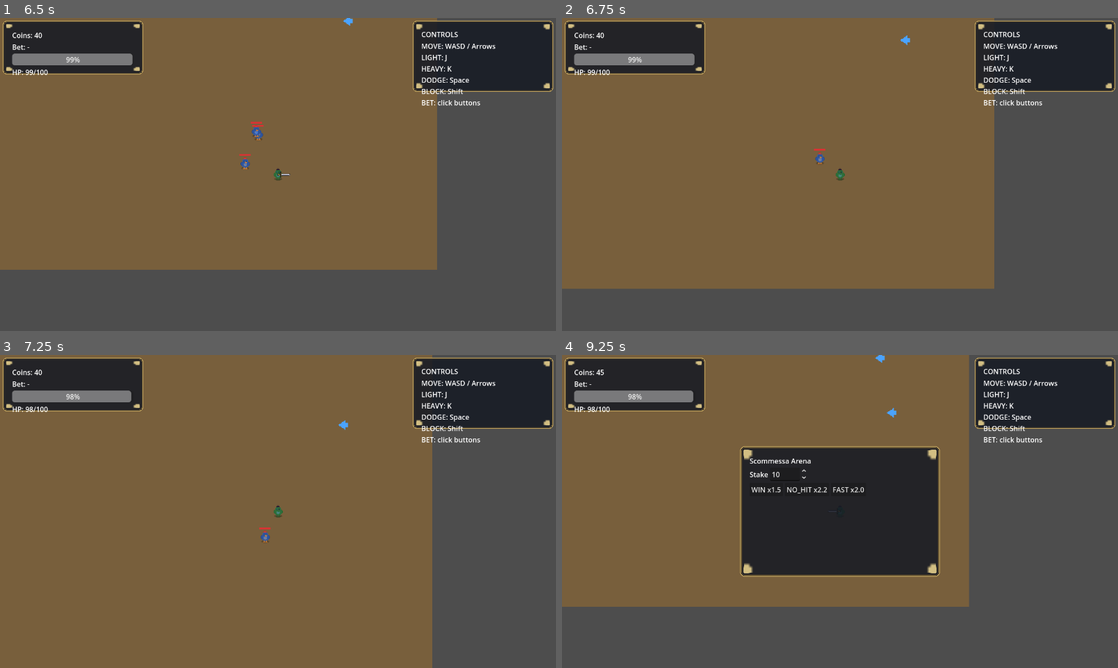
Above: before the commit, frames 1-4 (two rows, left to right).
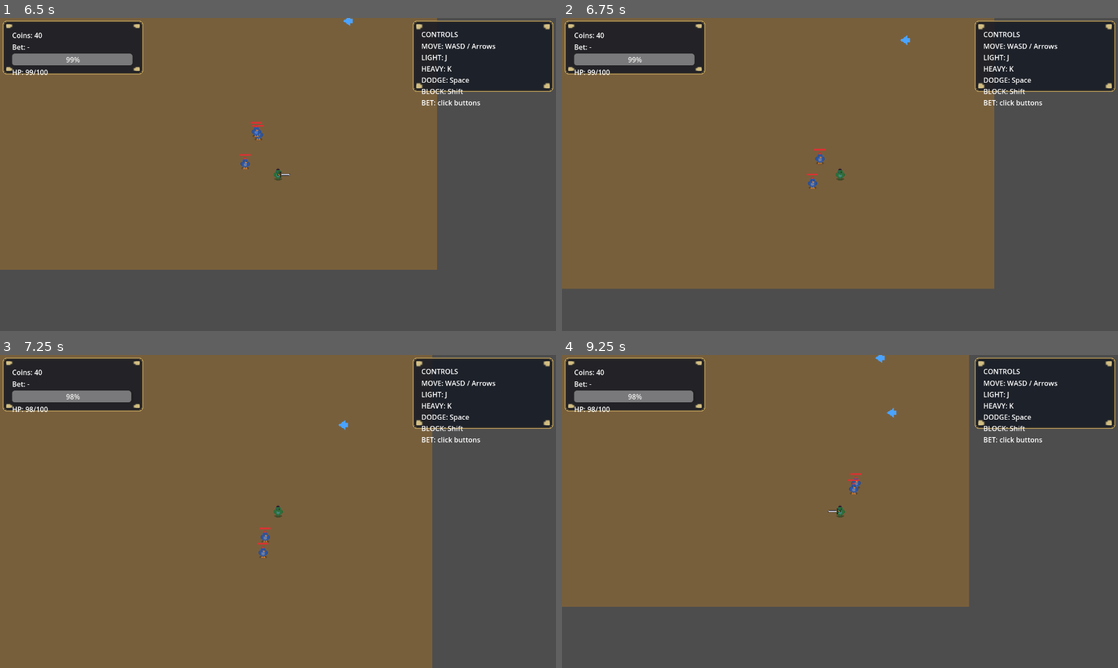
Above: after the commit, the same moments.

Repository: Faratas410/Gallicus-2.0
Game: Godot game, scene res://scenes/Main.tscn
The game is run twice, just before and just after one commit, with the same random seed, the same clock (stepped at 60 frames per second) and the same inputs.
Inputs:
- Up to frame 1 (6.5 s): tap Enter at 0.5 s; hold D (move_right) 0.53-1.28 s; tap K (attack_heavy) at 0.6, 1.55, 2.1, 3.05, 4.55, 5.1, 6.05 s; tap J (attack_light) at 0.8, 1.35, 2.3, 2.85, 3.8, 5.3, 5.85 s; hold S (move_down) 1.28-2.03 s; hold D (move_right) 2.03-2.78 s; hold W (move_up) 2.78-3.53 s; hold L (block) 3.53-4.28 s; hold A (move_left) 3.53-5.03 s; tap Space (dodge) at 4.35 s; hold S (move_down) 5.03-5.78 s; hold D (move_right) from 5.78 s (still down)
- Up to frame 2 (6.75 s): release D (move_right) at 6.53 s; hold W (move_up) from 6.53 s (still down); tap K (attack_heavy) at 6.6 s
- Up to frame 3 (7.25 s): keep holding W (move_up); tap J (attack_light) at 6.8 s
- Up to frame 4 (9.25 s): release W (move_up) at 7.28 s; hold D (move_right) 7.28-8.03 s; tap J (attack_light) at 7.35, 8.3 s; tap K (attack_heavy) at 7.55, 9.05 s; hold S (move_down) 8.03-8.78 s; hold L (block) 8.03-8.78 s; hold A (move_left) from 8.78 s (still down); tap Space (dodge) at 8.85 s

Frame 1 is identical in both runs. In frame 2, less than 0.1% of the frame differs, in the area x 44-46%, y 49-55%; in frame 3, less than 0.1%; in frame 4, 14%, in the area x 6-68%, y 4-71%.

Commit message:
Guard GameEvents damage emit

Diff:
--- a/scripts/Player.gd
+++ b/scripts/Player.gd
@@ -1,6 +1,7 @@
 extends CharacterBody2D
 
 signal health_changed(current: int, max: int)
+signal took_damage(amount: int)
 signal died
 
 const SWORD_TEX_IDLE := preload("res://assets/sprites/player/sword_idle_up_32.png")
@@ -12,6 +13,8 @@
 @export var heavy_damage: int = 10
 @export var light_range: float = 60.0
 @export var heavy_range: float = 90.0
+@export var light_cone_angle_deg: float = 90.0
+@export var heavy_cone_angle_deg: float = 120.0
 @export var light_cooldown: float = 0.30
 @export var heavy_cooldown: float = 0.75
 @export var dodge_speed: float = 480.0
@@ -57,9 +60,9 @@
 		_dodge_timer = dodge_cooldown
 
 	if Input.is_action_just_pressed("attack_light"):
-		_try_attack(light_damage, light_range, light_cooldown)
+		_try_attack(light_damage, light_range, light_cooldown, light_cone_angle_deg)
 	elif Input.is_action_just_pressed("attack_heavy"):
-		_try_attack(heavy_damage, heavy_range, heavy_cooldown)
+		_try_attack(heavy_damage, heavy_range, heavy_cooldown, heavy_cone_angle_deg)
 
 	move_and_slide()
 	_apply_bounds()
@@ -70,12 +73,12 @@
 	global_position.x = clampf(global_position.x, -half.x + margin, half.x - margin)
 	global_position.y = clampf(global_position.y, -half.y + margin, half.y - margin)
 
-func _try_attack(damage: int, range: float, cooldown: float) -> void:
+func _try_attack(damage: int, range: float, cooldown: float, cone_angle_deg: float) -> void:
 	if _attack_timer > 0.0:
 		return
 	_attack_timer = cooldown
 	_play_sword_swing()
-	_perform_attack(damage, range)
+	_perform_attack(damage, range, cone_angle_deg)
 
 func _dir_to_cardinal(dir: Vector2) -> Vector2:
 	if absf(dir.x) > absf(dir.y):
@@ -107,7 +110,7 @@
 
 	var offset := Vector2(10, -10)
 	if card == Vector2.UP:
-		offset = Vector2(10, -10)
+		offset = Vector2(6, -18)
 	elif card == Vector2.RIGHT:
 		offset = Vector2(14, 0)
 	elif card == Vector2.DOWN:
@@ -149,19 +152,38 @@
 		_update_sword_idle_pose()
 	)
 
-func _perform_attack(damage: int, range: float) -> void:
+func _perform_attack(damage: int, range: float, cone_angle_deg: float) -> void:
+	var aim := _last_aim_dir
+	if aim.length_squared() < 0.0001:
+		aim = Vector2.UP
+	aim = aim.normalized()
+
+	var cos_limit := cos(deg_to_rad(cone_angle_deg * 0.5))
+
 	for enemy in get_tree().get_nodes_in_group("enemies"):
 		if not enemy is Node2D:
 			continue
 		var enemy_node := enemy as Node2D
-		if global_position.distance_to(enemy_node.global_position) <= range:
-			if enemy_node.has_method("take_damage"):
-				enemy_node.call("take_damage", damage)
+		var to_enemy: Vector2 = enemy_node.global_position - global_position
+		var dist: float = to_enemy.length()
+		if dist > range or dist <= 0.001:
+			continue
+
+		var dir := to_enemy / dist
+		if dir.dot(aim) < cos_limit:
+			continue
+
+		if enemy_node.has_method("take_damage"):
+			enemy_node.call("take_damage", damage)
 
 func take_damage(amount: int) -> void:
 	var final_damage := amount
 	if _is_blocking:
 		final_damage = int(round(amount * (1.0 - block_reduction)))
+	if final_damage > 0:
+		took_damage.emit(final_damage)
+		if Engine.has_singleton("GameEvents") and GameEvents != null and GameEvents.has_signal("player_damaged"):
+			GameEvents.player_damaged.emit()
 	_current_health = max(_current_health - final_damage, 0)
 	_emit_health()
 	if _current_health <= 0:
--- a/scripts/systems/bet_manager.gd
+++ b/scripts/systems/bet_manager.gd
@@ -1,6 +1,8 @@
 extends Node
 
 const BETS_PATH := "res://data/bets.gd"
+
+@export var fast_time_limit: float = 12.0
 
 var active_bet: Dictionary = {}
 var player_damage_taken: bool = false
@@ -10,12 +12,34 @@
 var _bets: Array = []
 var _arena_active: bool = false
 var _run_manager: Node
+var _fast_timer: SceneTreeTimer
+var _fast_active: bool = false
+var _fast_token: int = 0
+var _arena: Node
 
 func _ready() -> void:
 	_run_manager = get_parent()
 	_load_bets()
 	add_to_group("bet_manager")
 	GameEvents.player_damaged.connect(_on_player_damaged)
+	_try_connect_player_damage()
+	_try_connect_arena()
+
+func _try_connect_player_damage() -> void:
+	var player := get_tree().get_first_node_in_group("player")
+	if player and player.has_signal("took_damage") and not player.is_connected("took_damage", Callable(self, "_on_player_took_damage")):
+		player.connect("took_damage", Callable(self, "_on_player_took_damage"))
+
+func _try_connect_arena() -> void:
+	if _arena != null and is_instance_valid(_arena):
+		return
+	_arena = get_tree().get_first_node_in_group("arena")
+	if _arena == null:
+		return
+	if _arena.has_signal("wave_started") and not _arena.is_connected("wave_started", Callable(self, "_on_wave_started")):
+		_arena.connect("wave_started", Callable(self, "_on_wave_started"))
+	if _arena.has_signal("wave_cleared") and not _arena.is_connected("wave_cleared", Callable(self, "_on_wave_cleared")):
+		_arena.connect("wave_cleared", Callable(self, "_on_wave_cleared"))
 
 func _load_bets() -> void:
 	var script := load(BETS_PATH)
@@ -29,6 +53,8 @@
 	start_time = 0.0
 	end_time = 0.0
 	_arena_active = false
+	_fast_active = false
+	_invalidate_fast_timer()
 	GameEvents.bet_ui_opened.emit(_bets)
 	GameEvents.betting_opened.emit()
 	GameEvents.bet_opened.emit()
@@ -56,18 +82,27 @@
 	_arena_active = true
 	player_damage_taken = false
 	start_time = Time.get_ticks_msec() / 1000.0
+	_try_connect_player_damage()
+	_try_connect_arena()
 
 func resolve_bet() -> void:
 	if active_bet.is_empty():
 		return
 	end_time = Time.get_ticks_msec() / 1000.0
-	var won := _evaluate_bet(active_bet["id"])
+	var won := false
+	if not active_bet.get("failed", false):
+		if active_bet.get("forced_win", false):
+			won = true
+		else:
+			won = _evaluate_bet(active_bet["id"])
 	if won:
 		var payout := int(active_bet["stake"] * float(active_bet["odds"]))
 		if _run_manager and _run_manager.has_method("add_coins"):
 			_run_manager.add_coins(payout)
 	active_bet = {}
 	_arena_active = false
+	_fast_active = false
+	_invalidate_fast_timer()
 
 func reset_bet_state() -> void:
 	active_bet = {}
@@ -75,6 +110,8 @@
 	start_time = 0.0
 	end_time = 0.0
 	_arena_active = false
+	_fast_active = false
+	_invalidate_fast_timer()
 	GameEvents.bet_ui_closed.emit()
 	GameEvents.betting_closed.emit()
 	GameEvents.bet_closed.emit()
@@ -91,7 +128,7 @@
 		"FAST":
 			if start_time <= 0.0:
 				return false
-			return (end_time - start_time) <= 30.0
+			return (end_time - start_time) <= fast_time_limit
 		_:
 			return false
 
@@ -104,3 +141,52 @@
 func _on_player_damaged() -> void:
 	if _arena_active:
 		player_damage_taken = true
+
+func _on_player_took_damage(_amount: int) -> void:
+	if _arena_active:
+		player_damage_taken = true
+	if active_bet.is_empty():
+		return
+	if active_bet.get("id", "") == "NO_HIT" and _arena_active:
+		fail_current_bet()
+
+func _on_wave_started(_wave: int) -> void:
+	if active_bet.get("id", "") != "FAST" or not is_bet_active():
+		return
+	_fast_active = true
+	_fast_token += 1
+	var token := _fast_token
+	_fast_timer = get_tree().create_timer(fast_time_limit)
+	_fast_timer.timeout.connect(func() -> void:
+		_on_fast_timeout(token)
+	)
+
+func _on_wave_cleared(_wave: int) -> void:
+	if active_bet.get("id", "") != "FAST" or not is_bet_active():
+		return
+	_fast_active = false
+	end_time = Time.get_ticks_msec() / 1000.0
+	win_current_bet()
+	_invalidate_fast_timer()
+
+func _on_fast_timeout(token: int) -> void:
+	if token != _fast_token:
+		return
+	if active_bet.get("id", "") == "FAST" and is_bet_active() and _fast_active:
+		fail_current_bet()
+
+func fail_current_bet() -> void:
+	if active_bet.is_empty():
+		return
+	active_bet["failed"] = true
+	_fast_active = false
+	_invalidate_fast_timer()
+
+func win_current_bet() -> void:
+	if active_bet.is_empty():
+		return
+	active_bet["forced_win"] = true
+
+func _invalidate_fast_timer() -> void:
+	_fast_token += 1
+	_fast_timer = null
